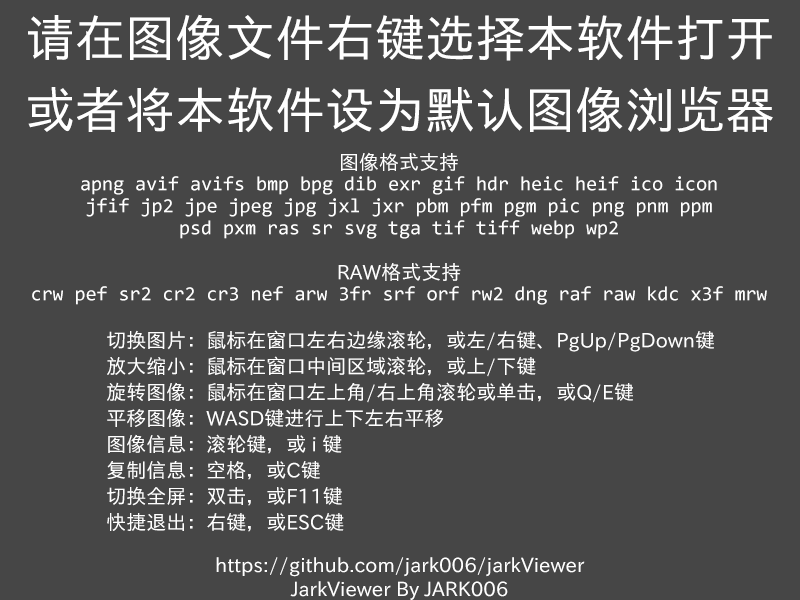
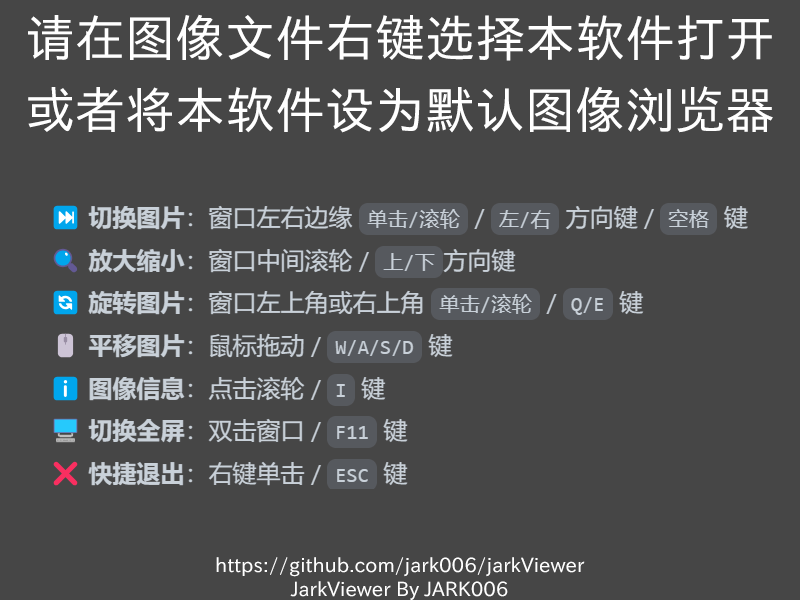
Comparing the layer stacks of the two 800x600 images. Changes:
added layer "图层 3" above "请在图像文件右键选择本软件打开 或者将本软件设为默认图像浏览器" over [50, 201, 750, 489]
hid "图像格式支持 apng avif avifs bmp bpg dib exr gif hdr heic heif ico ic" over [32, 152, 767, 305]
hid "切换图片：鼠标在窗口左右边缘滚轮，或左/右键、PgUp/PgDown键 放大缩小：鼠标在窗口中间区域滚轮，或上/下键 旋转图像" over [107, 330, 714, 532]
